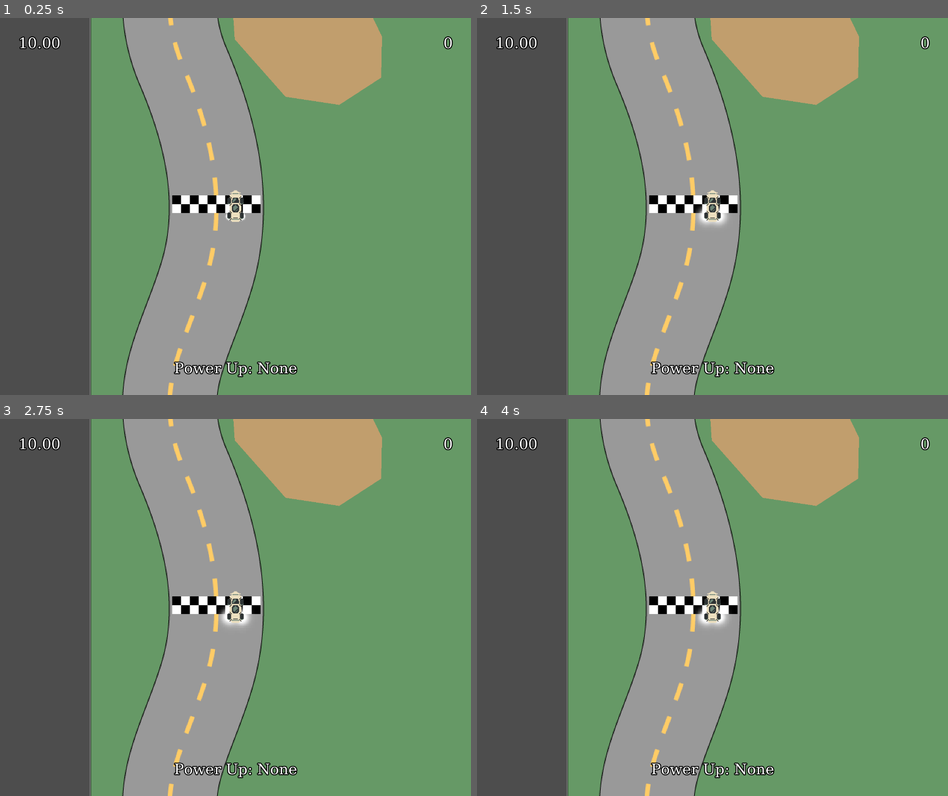
Above: before the commit, frames 1-4 (two rows, left to right).
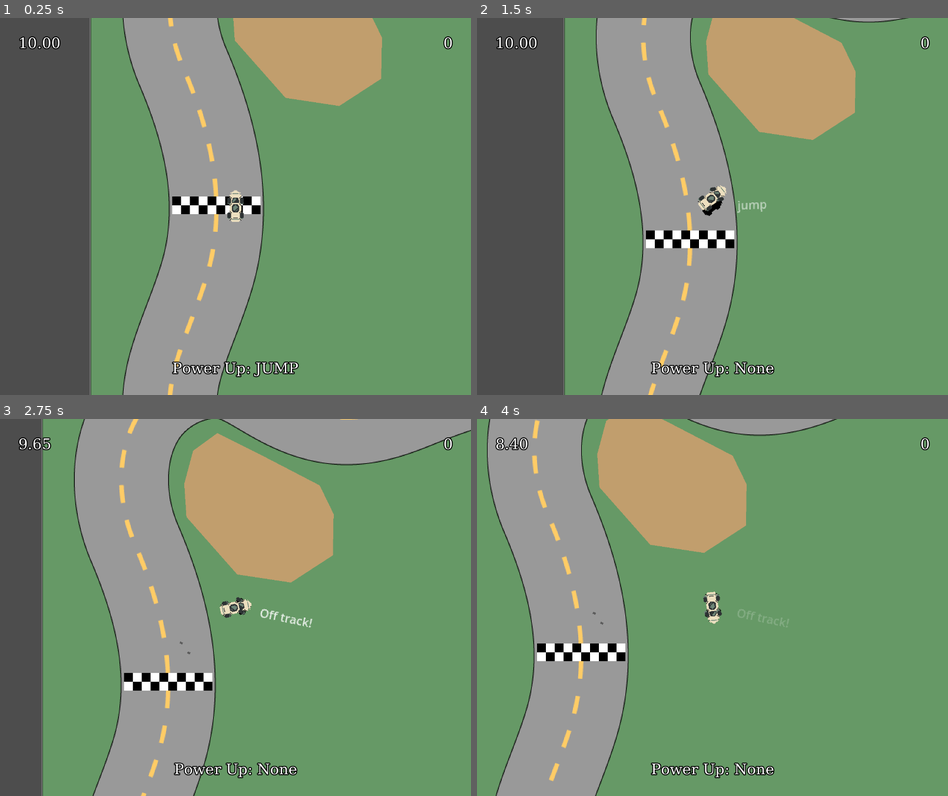
Above: after the commit, the same moments.

Repository: PGComai/Made-at-the-MADE-2025
Game: Godot game, scene res://scenes/racetrack2/racetrack2.tscn
Two runs of this game, one before a commit and one after it. Both use one fixed random seed, a clock stepped at 60 frames per second and the inputs below.
Inputs:
- Up to frame 1 (0.25 s): no input
- Up to frame 2 (1.5 s): hold D (right) 0.53-1.28 s; tap . (a) at 0.6, 1.35 s; hold S (brake) from 1.28 s (still down)
- Up to frame 3 (2.75 s): release S (brake) at 2.03 s; hold D (right) from 2.03 s (still down); tap . (a) at 2.1 s
- Up to frame 4 (4 s): tap . (a) at 2.85, 3.6 s; release D (right) at 3.53 s; hold A (left) from 3.53 s (still down)

The runs differ from the first frame. In frame 1, 1.6% of the frame differs, in the area x 26-82%, y 0-100%; in frame 2, 12%; in frame 3, 43%; in frame 4, 56%, in the area x 0-82%, y 0-100%.
Error before the commit: Parse Error: Invalid argument for "_on_lap_finished()" function: argument 1 should be "Node2D" but is "int". (res://scenes/main/main.gd:91)

Commit message:
i dont even know what changes i made

Diff:
--- a/car/car.gd
+++ b/car/car.gd
@@ -240,7 +240,7 @@
 func _on_checkpoint_entered(_body: Node2D, count: int, total: int) -> void:
 	toast.toast("Checkpoint %d/%d!" % [count, total])
 
-func _on_lap_finished(_body: Node2D) -> void:
+func _on_lap_finished(completed_laps: int) -> void:
 	completed_laps += 1
 	vehicle_player.gear_shift(completed_laps)
 	speed += 50.0 - clampf(float(completed_laps * 5), 5.0, 45.0)
--- a/scenes/racetrack2/racetrack2.tscn
+++ b/scenes/racetrack2/racetrack2.tscn
@@ -39,7 +39,7 @@
 rotation = 2.3561945
 width = 150.0
 
-[node name="Car" parent="." groups=["car"] instance=ExtResource("4_q0spc")]
+[node name="Car" parent="." instance=ExtResource("4_q0spc")]
 position = Vector2(-315, 0)
 
 [node name="ChaseCam" parent="." node_paths=PackedStringArray("car") instance=ExtResource("5_ddnrx")]
